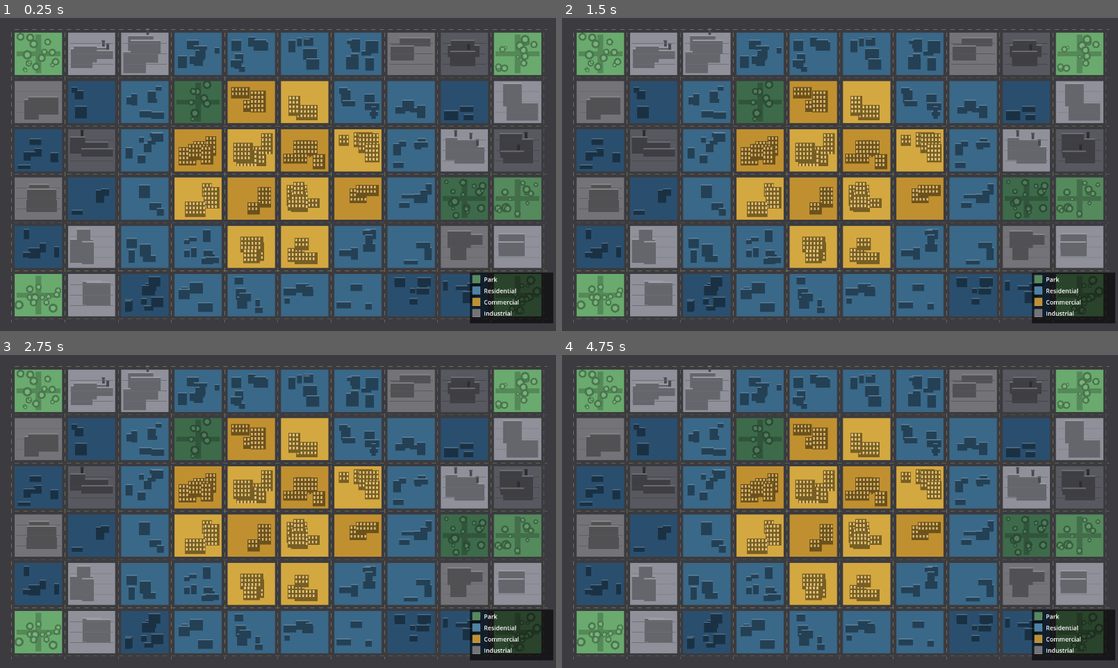
Above: before the commit, frames 1-4 (two rows, left to right).
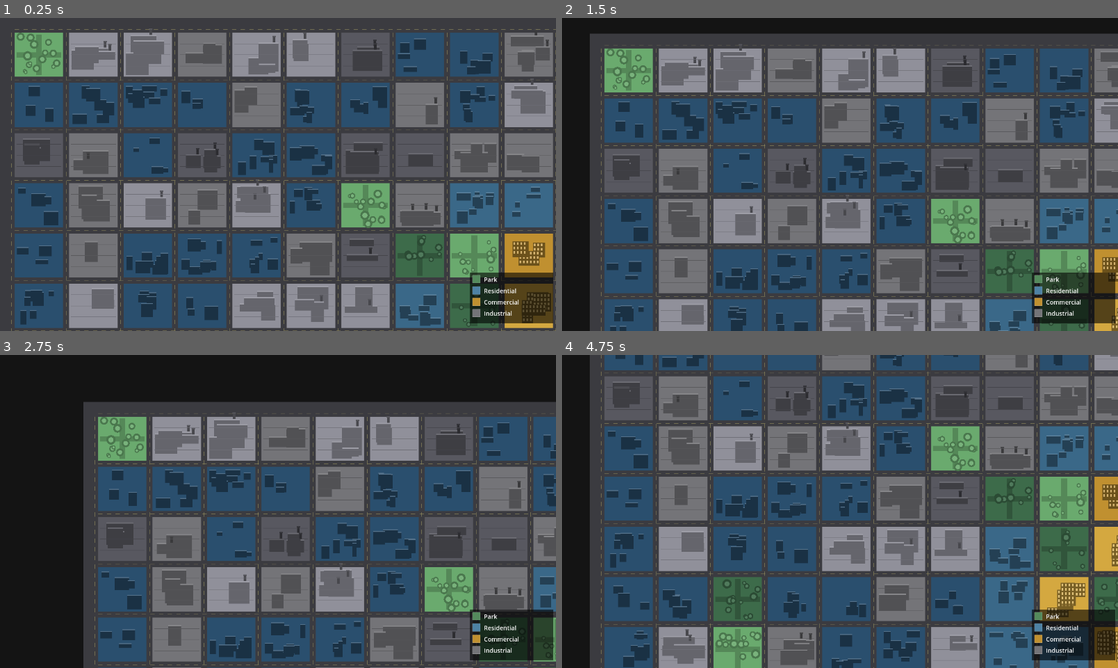
Above: after the commit, the same moments.

Repository: estebanm123/transit
Game: Godot game, scene res://city_map.tscn
The game is run twice, just before and just after one commit, with the same random seed, the same clock (stepped at 60 frames per second) and the same inputs.
Inputs (mouse positions are in pixels of both pictures, inside the frame that each line leads up to):
- Up to frame 1 (0.25 s): no input
- Up to frame 2 (1.5 s): tap Enter at 0.5 s; move the mouse to (962, 158) at 0.52 s; click (962, 158) at 0.67 s; tap Space at 1.25 s; drag from (728, 190) to (812, 237) at 1.27 s
- Up to frame 3 (2.75 s): tap Enter at 2 s; move the mouse to (333, 442) at 2.02 s; click (333, 442) at 2.17 s
- Up to frame 4 (4.75 s): tap Space at 2.75, 4.25 s; drag from (812, 574) to (673, 464) at 2.77 s; tap Enter at 3.5 s; move the mouse to (1006, 558) at 3.52 s; click (1006, 558) at 3.67 s; drag from (673, 464) to (756, 433) at 4.27 s

The runs differ from the first frame. In frame 1, 76% of the frame differs, in the area x 2-100%, y 3-100%; in frame 2, 86%; in frame 3, 87%, in the area x 0-100%, y 0-100%; in frame 4, 87%.

Commit message:
Pan/zoom

Diff:
--- a/city_map.gd
+++ b/city_map.gd
@@ -1,10 +1,10 @@
 extends Node2D
 
-const MapW: int = 1280
-const MapH: int = 720
+const MapW: int = 2560
+const MapH: int = 1440
 const Margin: int = 20
-const Cols: int = 10
-const Rows: int = 6
+const Cols: int = 20
+const Rows: int = 12
 const StreetW: int = 14
 
 enum Zone { Park, Residential, Commercial, Industrial }
@@ -36,6 +36,9 @@
     Color("#90909a"),
 ]
 
+const ZoomMin: float = 0.15
+const ZoomMax: float = 5.0
+
 var rng: RandomNumberGenerator = RandomNumberGenerator.new()
 var blockW: float
 var blockH: float
@@ -45,12 +48,46 @@
 var _colors: Array
 var _details: Array
 var _font: Font
+
+var _zoom: float = 1.0
+var _pan: Vector2 = Vector2.ZERO
+var _dragging: bool = false
+var _dragOrigin: Vector2 = Vector2.ZERO
+var _panOrigin: Vector2 = Vector2.ZERO
 
 func _ready() -> void:
     rng.seed = 42
     _font = ThemeDB.fallback_font
     _computeLayout()
     _buildMap()
+    queue_redraw()
+
+
+func _input(event: InputEvent) -> void:
+    if event is InputEventMouseButton:
+        match event.button_index:
+            MOUSE_BUTTON_LEFT, MOUSE_BUTTON_MIDDLE:
+                if event.pressed:
+                    _dragging = true
+                    _dragOrigin = event.position
+                    _panOrigin = _pan
+                else:
+                    _dragging = false
+            MOUSE_BUTTON_WHEEL_UP:
+                _zoomAt(event.position, 1.15)
+            MOUSE_BUTTON_WHEEL_DOWN:
+                _zoomAt(event.position, 1.0 / 1.15)
+    elif event is InputEventMouseMotion and _dragging:
+        _pan = _panOrigin + (event.position - _dragOrigin)
+        queue_redraw()
+
+
+func _zoomAt(screenPos: Vector2, factor: float) -> void:
+    var newZoom: float = clamp(_zoom * factor, ZoomMin, ZoomMax)
+    if newZoom == _zoom:
+        return
+    _pan = screenPos + (_pan - screenPos) * (newZoom / _zoom)
+    _zoom = newZoom
     queue_redraw()
 
 
@@ -197,6 +234,11 @@
 
 
 func _draw() -> void:
+    var vpSize: Vector2 = get_viewport_rect().size
+    draw_rect(Rect2(Vector2.ZERO, vpSize), Color(0.08, 0.08, 0.08))
+
+    draw_set_transform(_pan, 0.0, Vector2(_zoom, _zoom))
+
     draw_rect(Rect2(0, 0, MapW, MapH), CStreet)
 
     for row in Rows:
@@ -210,6 +252,8 @@
             _drawZoneDetail(zone, color, details)
 
     _drawRoadMarkings()
+
+    draw_set_transform(Vector2.ZERO, 0.0, Vector2.ONE)
     _drawLegend()
 
 
@@ -290,8 +334,9 @@
         {"c": CInd[1],  "lbl": "Industrial"},
     ]
 
-    var lx: float = MapW - Lw - 12.0
-    var ly0: float = MapH - items.size() * ItemH - Pad * 2 - 12.0
+    var vpSize: Vector2 = get_viewport_rect().size
+    var lx: float = vpSize.x - Lw - 12.0
+    var ly0: float = vpSize.y - items.size() * ItemH - Pad * 2 - 12.0
 
     draw_rect(
         Rect2(lx - Pad, ly0 - Pad, Lw + Pad * 2, items.size() * ItemH + Pad * 2),
